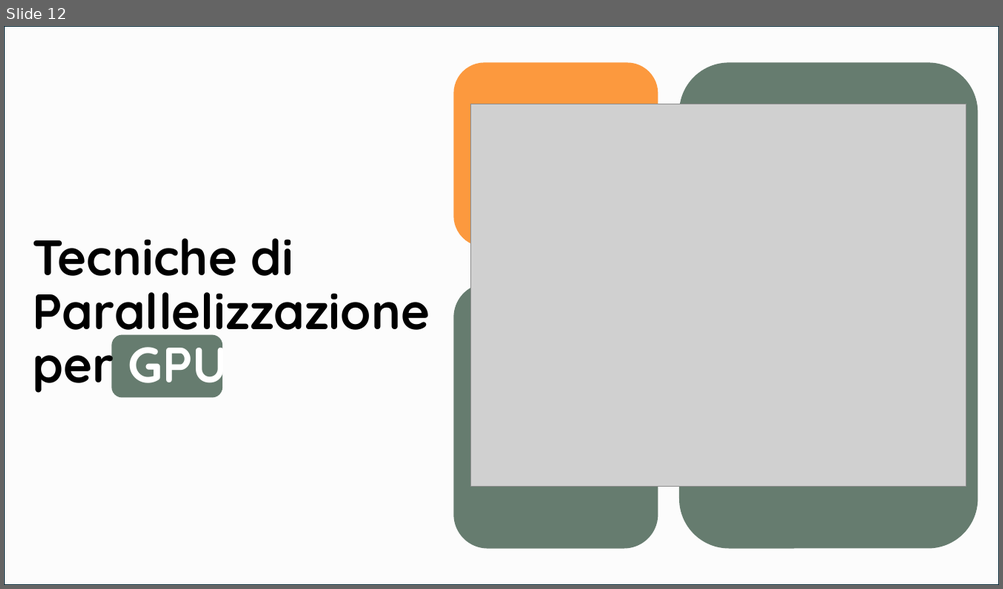
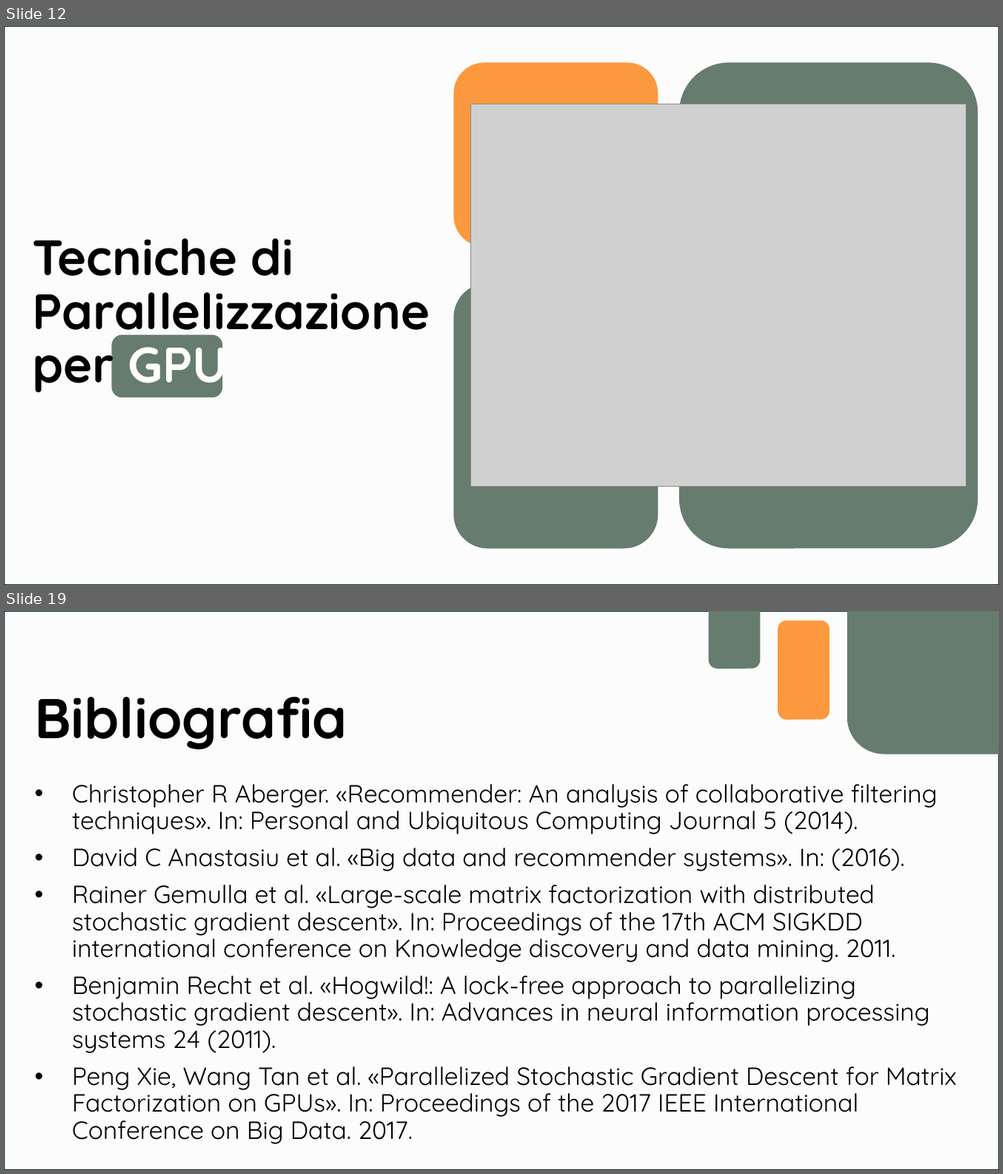
Before and after one commit to Smo17817/MNI_Esercizi, a slide deck: Documentazione/[MNI]_PresentazioneSeminario.pptx. Shown one above the other, each under a label of ours: slide 12 before the commit, slides 12 and 19 after it; the slides between them are not shown. The pictures are 1003x589 and 1003x1174 pixels, drawn with LibreOffice and Linux fonts; fonts in the diff are those of the drawing; grey boxes stand for pictures. Boxes give left, top, right and bottom in pixels: in the first picture for what was removed or moved away, otherwise in the second. Text is boxed around its words. In the diff, an @@ line names an element or a change of style, - is before the commit and + after.

```diff
--- a/Documentazione/[MNI]_PresentazioneSeminario.pptx
+++ b/Documentazione/[MNI]_PresentazioneSeminario.pptx
@@ slide 19 added at box(4, 611, 999, 1170), background #FFFFFF @@
@@ rectangle added at box(4, 611, 999, 1170), fill #FCFCFC, outline #092A39 1.5 pt @@
@@ rounded rectangle added at box(708, 611, 760, 669), fill #667C6F @@
@@ rounded rectangle added at box(778, 621, 829, 720), fill #FC993E @@
@@ rounded rectangle added at box(847, 611, 999, 755), fill #667C6F @@
@@ title added at box(34, 697, 347, 749), 54 pt, text #000000, bold @@
+Bibliografia
@@ text added at box(72, 784, 956, 1145), 24 pt, text #000000 @@
+• Christopher R Aberger. «Recommender: An analysis of collaborative filtering techniques». In: Personal and Ubiquitous Computing Journal 5 (2014).
+• David C Anastasiu et al. «Big data and recommender systems». In: (2016).
+• Rainer Gemulla et al. «Large-scale matrix factorization with distributed stochastic gradient descent». In: Proceedings of the 17th ACM SIGKDD international conference on Knowledge discovery and data mining. 2011.
+• Benjamin Recht et al. «Hogwild!: A lock-free approach to parallelizing stochastic gradient descent». In: Advances in neural information processing systems 24 (2011).
+• Peng Xie, Wang Tan et al. «Parallelized Stochastic Gradient Descent for Matrix Factorization on GPUs». In: Proceedings of the 2017 IEEE International Conference on Big Data. 2017.
```
Also in this commit, not shown: 7 other slides added, 1 slide removed.
